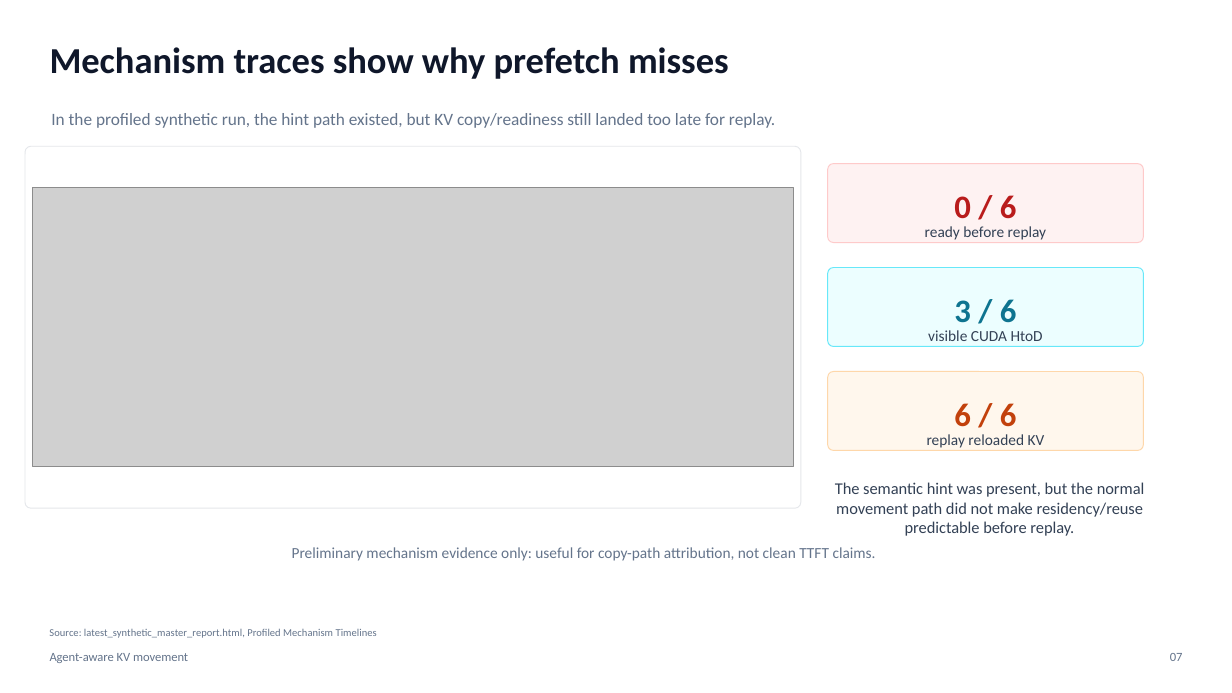
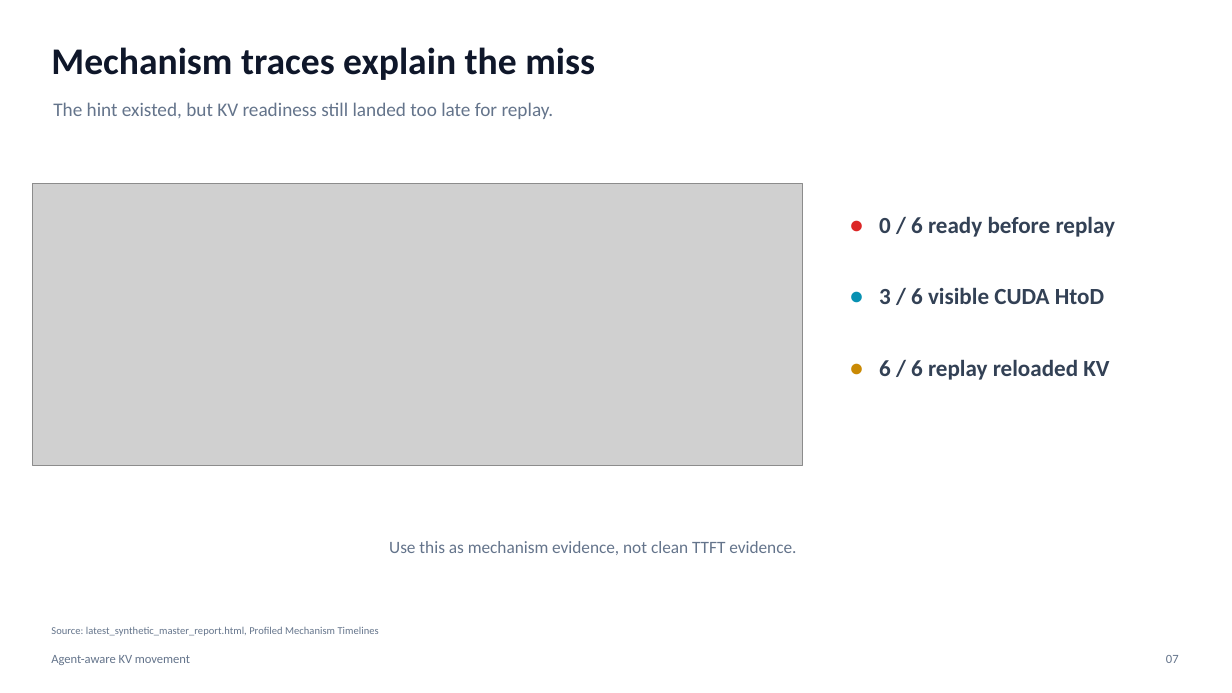
Before and after one commit to the308official-afk/agentic-hardware, a slide deck: slide 7 of sglang_direct_kv/artifacts/slides/agent_aware_kv_movement_manager_deck.pptx. Drawn at 1232x693 pixels with LibreOffice and Linux fonts; fonts in the diff are those of the drawing; grey boxes stand for pictures. Boxes give left, top, right and bottom in pixels: in the first picture for what was removed or moved away, otherwise in the second. Text is boxed around its words. In the diff, an @@ line names an element or a change of style, - is before the commit and + after.

```diff
--- a/sglang_direct_kv/artifacts/slides/agent_aware_kv_movement_manager_deck.pptx
+++ b/sglang_direct_kv/artifacts/slides/agent_aware_kv_movement_manager_deck.pptx
@@ text at (x1=51, y1=47, x2=595, y2=80): text changed; size 28.5 to 29.2 pt @@
-Mechanism traces show why prefetch misses
+Mechanism traces explain the miss
@@ text at (x1=53, y1=102, x2=554, y2=119): text changed; size 13.5 to 15 pt @@
-In the profiled synthetic run, the hint path existed, but KV copy/readiness still landed too late for replay.
+The hint existed, but KV readiness still landed too late for replay.
@@ rounded rectangle removed at (x1=25, y1=146, x2=801, y2=508) @@
@@ rounded rectangle removed at (x1=828, y1=164, x2=1144, y2=242) @@
@@ picture resized from (x1=32, y1=188, x2=793, y2=467) to (x1=32, y1=183, x2=802, y2=466) @@
@@ text added at (x1=841, y1=204, x2=860, y2=235), 19.5 pt, text #DC2626, bold @@
+•
@@ text removed at (x1=954, y1=195, x2=1017, y2=219) @@
-0 / 6
@@ text at (x1=879, y1=216, x2=1116, y2=237): text changed; size 12 to 18 pt; bold on @@
-ready before replay
+0 / 6 ready before replay
@@ rounded rectangle removed at (x1=828, y1=268, x2=1144, y2=347) @@
@@ text added at (x1=841, y1=275, x2=860, y2=306), 19.5 pt, text #0891B2, bold @@
+•
@@ text at (x1=879, y1=287, x2=1104, y2=304): text changed; size 12 to 18 pt; bold on @@
-visible CUDA HtoD
+3 / 6 visible CUDA HtoD
@@ text added at (x1=841, y1=347, x2=860, y2=377), 19.5 pt, text #CA8A04, bold @@
+•
@@ text at (x1=879, y1=359, x2=1109, y2=380): text changed; size 25.5 to 18 pt; text colour #0E7490 to #334155 @@
-3 / 6
+6 / 6 replay reloaded KV
@@ rounded rectangle removed at (x1=828, y1=372, x2=1144, y2=450) @@
@@ text removed at (x1=954, y1=403, x2=1017, y2=427) @@
-6 / 6
@@ text removed at (x1=927, y1=434, x2=1045, y2=448) @@
-replay reloaded KV
@@ text removed at (x1=835, y1=482, x2=1145, y2=536) @@
-The semantic hint was present, but the normal movement path did not make residency/reuse predictable before replay.
@@ text at (x1=389, y1=541, x2=796, y2=555): text changed; size 12 to 13.5 pt @@
-Preliminary mechanism evidence only: useful for copy-path attribution, not clean TTFT claims.
+Use this as mechanism evidence, not clean TTFT evidence.
@@ text "07" moved from (x1=1170, y1=653, x2=1183, y2=661) to (x1=1166, y1=655, x2=1179, y2=663) @@
```
Also in this commit, not shown: 9 other slides changed, 1 slide added, 1 slide removed, 3 other files.
